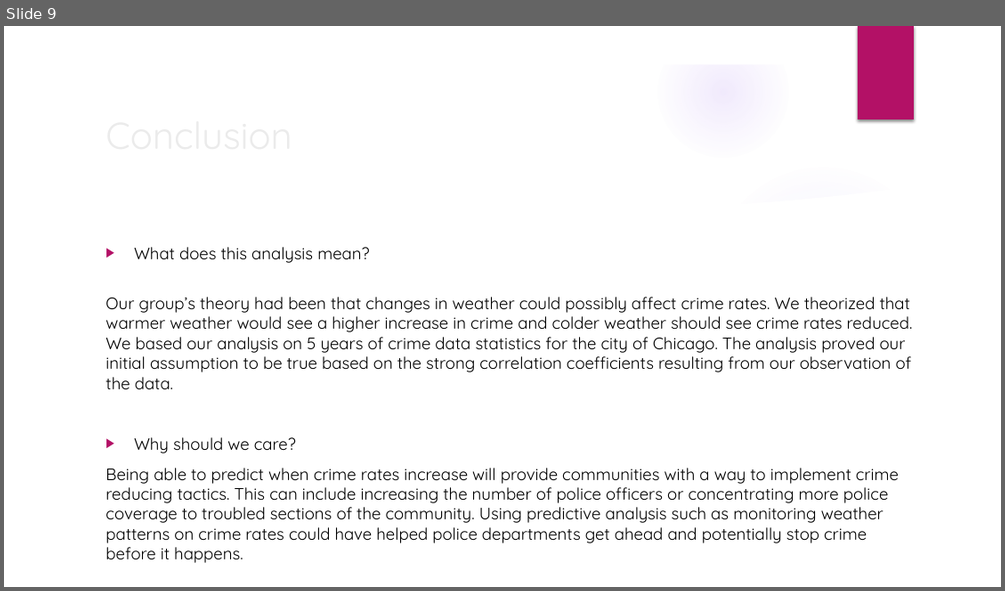
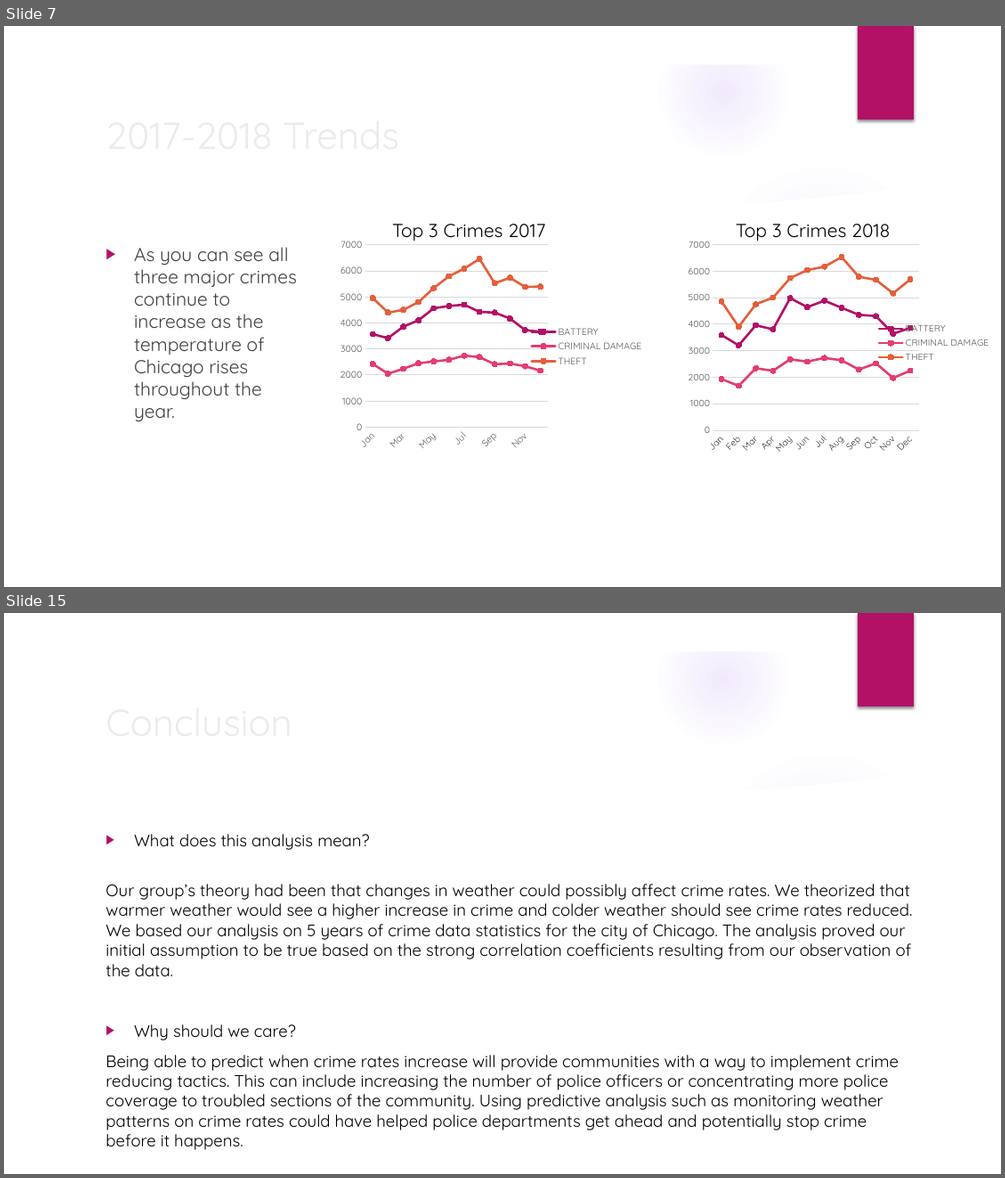
Before and after one commit to jwiley04/Chicago-Crimes, a slide deck: Project 1 - Chicago Crimes Analysis Summary.pptx. Shown one above the other, each under a label of ours: slide 9 before the commit, slides 7 and 15 after it; the slides between them are not shown. The pictures are 1005x591 and 1005x1178 pixels, drawn with LibreOffice and Linux fonts; fonts in the diff are those of the drawing; background and template pictures are left out. Boxes give left, top, right and bottom in pixels: in the first picture for what was removed or moved away, otherwise in the second. Text is boxed around its words. In the diff, an @@ line names an element or a change of style, - is before the commit and + after.

```diff
--- a/Project 1 - Chicago Crimes Analysis Summary.pptx
+++ b/Project 1 - Chicago Crimes Analysis Summary.pptx
@@ slide 7 added at bbox=[4, 26, 1001, 587], background picture (left out); not listed: 9 template elements that a slide beside it also shows @@
@@ title added at bbox=[98, 105, 815, 163], 36 pt, text #EBEBEB @@
+2017-2018 Trends
@@ line chart added at bbox=[329, 239, 651, 454] @@
+categories: Jan, Feb, Mar, Apr, May, Jun, Jul, Aug, Sep, Oct, Nov, Dec
+BATTERY: 3600, 3400, 3900, 4100, 4600, 4700, 4700, 4400, 4400, 4200, 3700, 3700
+CRIMINAL DAMAGE: 2400, 2000, 2200, 2500, 2500, 2600, 2700, 2700, 2400, 2400, 2300, 2200
+THEFT: 5000, 4400, 4500, 4800, 5300, 5800, 6100, 6500, 5500, 5700, 5400, 5400
@@ text added at bbox=[392, 224, 545, 240], 18 pt, text #000000 @@
+Top 3 Crimes 2017
@@ line chart added at bbox=[672, 239, 998, 454] @@
+categories: Jan, Feb, Mar, Apr, May, Jun, Jul, Aug, Sep, Oct, Nov, Dec
+BATTERY: 3600, 3200, 4000, 3800, 5000, 4600, 4900, 4600, 4400, 4300, 3600, 3900
+CRIMINAL DAMAGE: 1900, 1700, 2300, 2200, 2700, 2600, 2700, 2600, 2300, 2500, 2000, 2200
+THEFT: 4900, 3900, 4800, 5000, 5700, 6000, 6200, 6500, 5800, 5700, 5200, 5700
@@ text added at bbox=[736, 224, 890, 240], 18 pt, text #000000 @@
+Top 3 Crimes 2018
@@ text added at bbox=[134, 247, 297, 421], 18 pt, text #404040 @@
+▶ As you can see all three major crimes continue to increase as the temperature of Chicago rises throughout the year.
@@ what was slide 9 is now slide 15 @@
```
Also in this commit, not shown: 3 slides changed, 6 other slides added.
